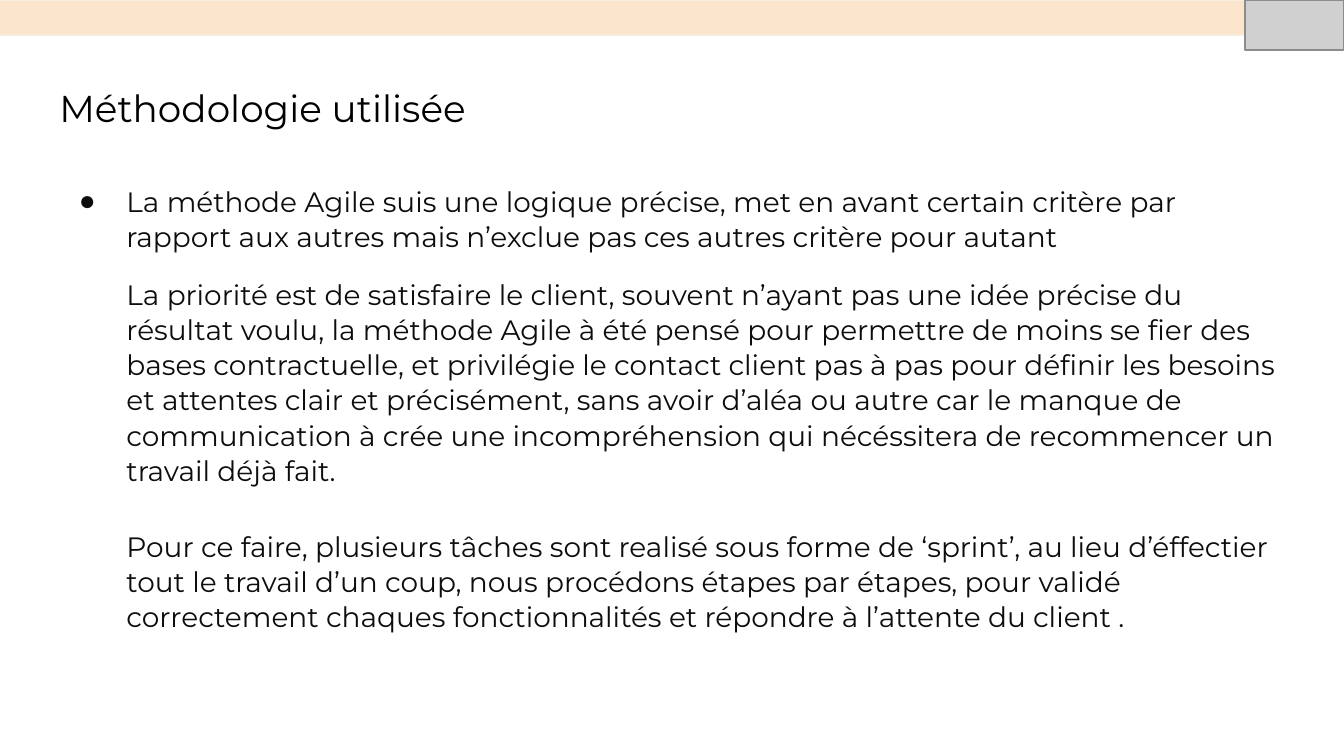
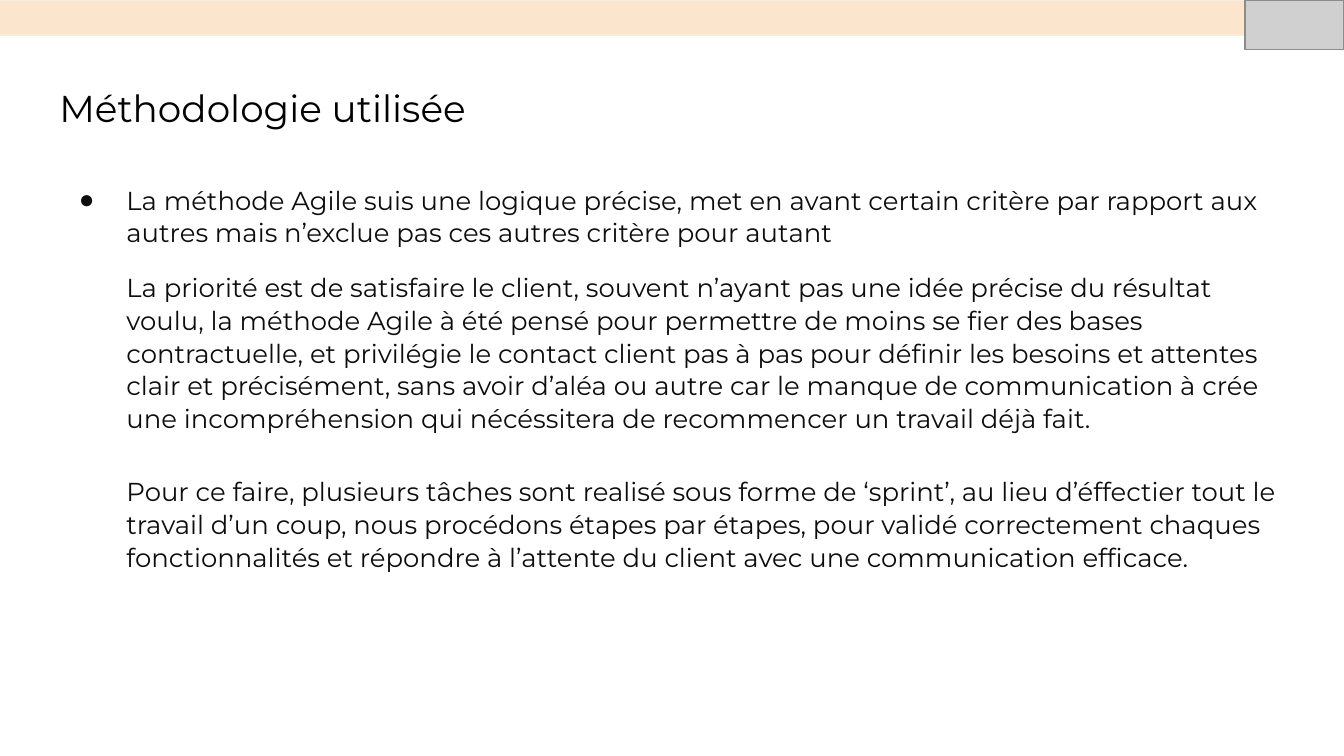
Before and after one commit to DennAmo/11, a slide deck: slide 9 of Aubry_Dennis_4_présentation.pptx. Drawn at 1344x756 pixels with LibreOffice and Linux fonts; fonts in the diff are those of the drawing; grey boxes stand for pictures. Boxes give left, top, right and bottom in pixels: in the first picture for what was removed or moved away, otherwise in the second. Text is boxed around its words. In the diff, an @@ line names an element or a change of style, - is before the commit and + after.

Commit message:
update présentation

```diff
--- a/Aubry_Dennis_4_présentation.pptx
+++ b/Aubry_Dennis_4_présentation.pptx
@@ text at (126,190,1258,433): size 15 to 13.9 pt in "La méthode Agile suis une logique précise, ...", "La priorité est de satisfaire le client, ..." @@
@@ text at (126,481,1276,572): text changed; size 15 to 13.9 pt @@
-Pour ce faire, plusieurs tâches sont realisé sous forme de ‘sprint’, au lieu d’éffectier tout le travail d’un coup, nous procédons étapes par étapes, pour validé correctement chaques fonctionnalités et répondre à l’attente du client .
+Pour ce faire, plusieurs tâches sont realisé sous forme de ‘sprint’, au lieu d’éffectier tout le travail d’un coup, nous procédons étapes par étapes, pour validé correctement chaques fonctionnalités et répondre à l’attente du client avec une communication efficace.
```
Also in this commit, not shown: 1 other slide changed.
